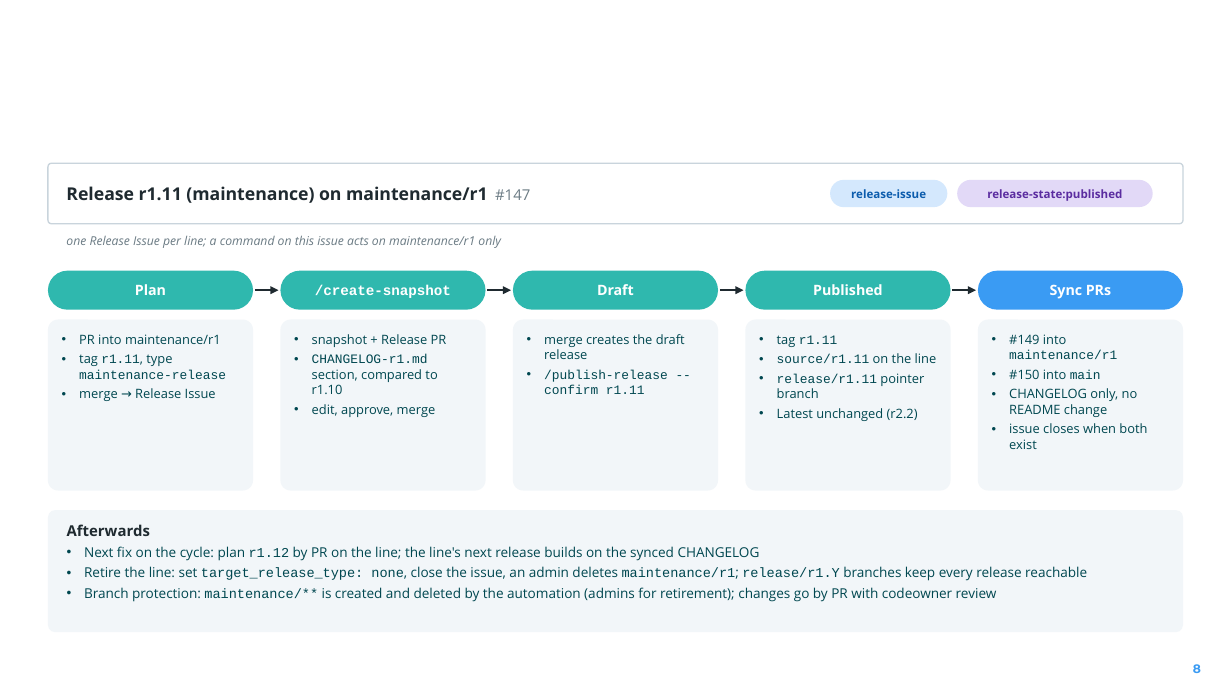
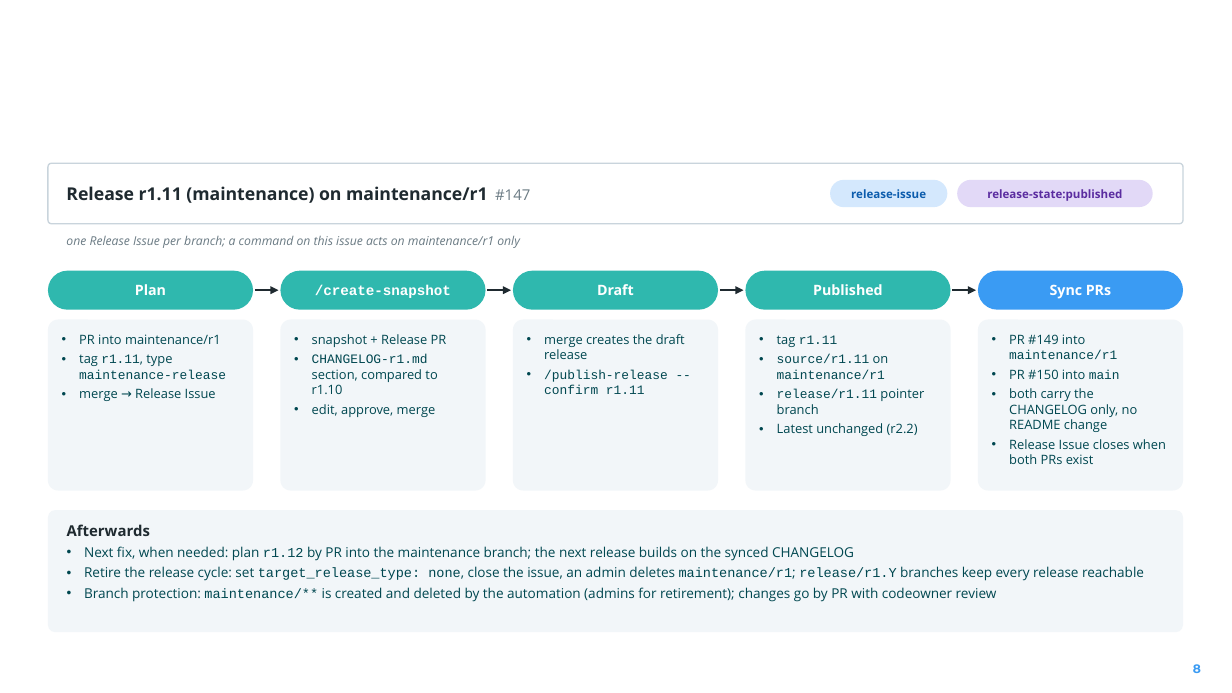
Before and after one commit to camaraproject/ReleaseManagement, a slide deck: slide 8 of documentation/SupportingDocuments/2026-10-27_CAMARA_Release_Process_Refactor_Update.pptx. Drawn at 1232x693 pixels with LibreOffice and Linux fonts; fonts in the diff are those of the drawing; background and template pictures are left out. Boxes give left, top, right and bottom in pixels: in the first picture for what was removed or moved away, otherwise in the second. Text is boxed around its words. In the diff, an @@ line names an element or a change of style, - is before the commit and + after.

```diff
--- a/documentation/SupportingDocuments/2026-10-27_CAMARA_Release_Process_Refactor_Update.pptx
+++ b/documentation/SupportingDocuments/2026-10-27_CAMARA_Release_Process_Refactor_Update.pptx
@@ text at (x1=66, y1=236, x2=520, y2=248): text changed @@
-one Release Issue per line; a command on this issue acts on maintenance/r1 only
+one Release Issue per branch; a command on this issue acts on maintenance/r1 only
@@ text at (x1=777, y1=354, x2=889, y2=379): text changed @@
-• source/r1.11 on the line
+• source/r1.11 on maintenance/r1
@@ text at (x1=1009, y1=334, x2=1166, y2=464): text changed @@
-• #149 into maintenance/r1
-• #150 into main
-• CHANGELOG only, no README change
-• issue closes when both exist
+• PR #149 into maintenance/r1
+• PR #150 into main
+• both carry the CHANGELOG only, no README change
+• Release Issue closes when both PRs exist
@@ text at (x1=84, y1=546, x2=1144, y2=581): text changed @@
-• Next fix on the cycle: plan r1.12 by PR on the line; the line's next release builds on the synced CHANGELOG
-• Retire the line: set target_release_type: none, close the issue, an admin deletes maintenance/r1; release/r1.Y branches keep every release reachable
+• Next fix, when needed: plan r1.12 by PR into the maintenance branch; the next release builds on the synced CHANGELOG
+• Retire the release cycle: set target_release_type: none, close the issue, an admin deletes maintenance/r1; release/r1.Y branches keep every release reachable
```
Also in this commit, not shown: 12 other slides changed, 1 other file.
